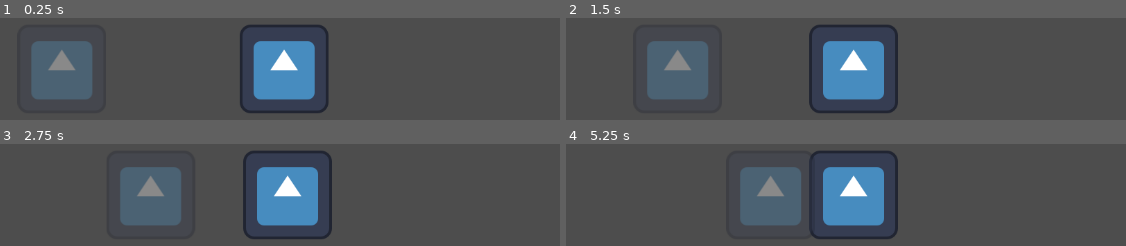
Above: before the commit, frames 1-4 (two rows, left to right).
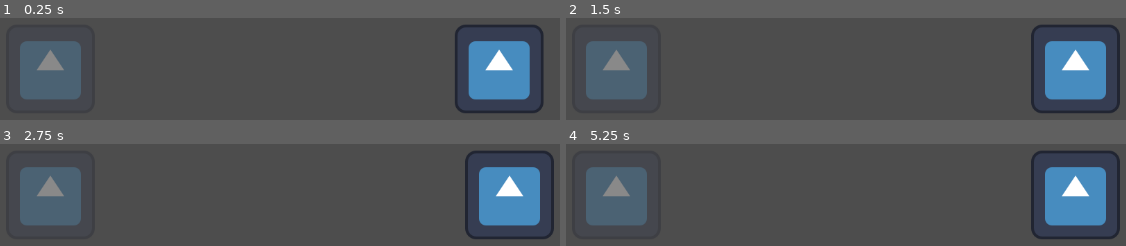
Above: after the commit, the same moments.

Repository: AIMYII/Prototype-Godot-Game
Game: Godot game, scene res://levels/level_1.tscn
The game is run twice, just before and just after one commit, with the same random seed, the same clock (stepped at 60 frames per second) and the same inputs. The engine's default icon, where the game draws it, is replaced by a stand-in: a white triangle on a blue panel in a dark square.
Inputs:
- Up to frame 1 (0.25 s): no input
- Up to frame 2 (1.5 s): tap Enter (ui_accept) at 0.5, 0.77 s; hold E (go_into_mech) 0.53-1.28 s; hold Right (ui_right) from 0.53 s (still down); tap E (go_into_mech) at 1.35 s
- Up to frame 3 (2.75 s): tap Enter (ui_accept) at 1.52 s; release Right (ui_right) at 2.03 s; hold Left (ui_left) from 2.03 s (still down); hold E (go_into_mech) from 2.03 s (still down)
- Up to frame 4 (5.25 s): release Left (ui_left) at 2.78 s; release E (go_into_mech) at 2.78 s; hold Right (ui_right) 2.78-4.28 s; tap E (go_into_mech) at 2.85, 4.35 s; tap Enter (ui_accept) at 3.02, 3.77, 4.52 s; hold E (go_into_mech) 3.53-4.28 s; hold Left (ui_left) 4.28-5.03 s; hold Right (ui_right) from 5.03 s (still down); hold E (go_into_mech) from 5.03 s (still down)

The runs differ from the first frame. In frame 1, 19% of the frame differs, in the area x 3-97%, y 6-94%; in frame 2, 28%; in frame 3, 28%; in frame 4, 29%, in the area x 3-99%, y 6-94%.

Commit message:
Fixed code, made the Mech follow the player. Added TODOs.

Diff:
--- a/levels/level_1.tscn
+++ b/levels/level_1.tscn
@@ -1,43 +1,12 @@
-[gd_scene load_steps=6 format=3 uid="uid://ch4urm1e7uo13"]
+[gd_scene load_steps=3 format=3 uid="uid://ch4urm1e7uo13"]
 
 [ext_resource type="PackedScene" uid="uid://dayiaebwpx04w" path="res://player.tscn" id="1_bt44k"]
-[ext_resource type="Texture2D" uid="uid://ckjsk066j8e0x" path="res://icon.svg" id="1_vn7o3"]
-[ext_resource type="Script" uid="uid://bjvx3acuoo1la" path="res://scripts/mech.gd" id="3_kx6l7"]
-
-[sub_resource type="RectangleShape2D" id="RectangleShape2D_kx6l7"]
-size = Vector2(207, 180)
-
-[sub_resource type="RectangleShape2D" id="RectangleShape2D_bt44k"]
-size = Vector2(655, 477)
+[ext_resource type="PackedScene" uid="uid://cxd65fkeu3xli" path="res://mech.tscn" id="2_jirdo"]
 
 [node name="Level 1" type="Node2D"]
 
 [node name="Player" parent="." instance=ExtResource("1_bt44k")]
-position = Vector2(649, 324)
+position = Vector2(959, 324)
 
-[node name="Mech" type="CharacterBody2D" parent="."]
+[node name="Mech" parent="." instance=ExtResource("2_jirdo")]
 position = Vector2(312, 324)
-script = ExtResource("3_kx6l7")
-player_path = NodePath("../Player")
-metadata/_edit_group_ = true
-
-[node name="Icon" type="Sprite2D" parent="Mech"]
-modulate = Color(1, 1, 1, 0.3372549)
-position = Vector2(0, 5)
-texture = ExtResource("1_vn7o3")
-
-[node name="hitbox" type="Area2D" parent="Mech"]
-
-[node name="CollisionShape2D" type="CollisionShape2D" parent="Mech/hitbox"]
-visible = false
-position = Vector2(4.5, 1)
-shape = SubResource("RectangleShape2D_kx6l7")
-
-[node name="dectection_area" type="Area2D" parent="Mech" groups=["Player"]]
-
-[node name="CollisionShape2D" type="CollisionShape2D" parent="Mech/dectection_area"]
-position = Vector2(138.5, -86.5)
-shape = SubResource("RectangleShape2D_bt44k")
-
-[connection signal="body_entered" from="Mech/dectection_area" to="Mech" method="_on_dectection_area_body_entered"]
-[connection signal="body_exited" from="Mech/dectection_area" to="Mech" method="_on_dectection_area_body_exited"]
--- /dev/null
+++ b/mech.tscn
@@ -0,0 +1,43 @@
+[gd_scene load_steps=6 format=3 uid="uid://cxd65fkeu3xli"]
+
+[ext_resource type="Script" uid="uid://bjvx3acuoo1la" path="res://scripts/mech.gd" id="1_e36w2"]
+[ext_resource type="Texture2D" uid="uid://ckjsk066j8e0x" path="res://icon.svg" id="2_e4nkn"]
+
+[sub_resource type="RectangleShape2D" id="RectangleShape2D_e36w2"]
+size = Vector2(127, 131)
+
+[sub_resource type="RectangleShape2D" id="RectangleShape2D_kx6l7"]
+size = Vector2(207, 180)
+
+[sub_resource type="RectangleShape2D" id="RectangleShape2D_bt44k"]
+size = Vector2(842, 627)
+
+[node name="Mech" type="CharacterBody2D"]
+script = ExtResource("1_e36w2")
+player_path = NodePath("../Player")
+metadata/_edit_group_ = true
+
+[node name="Icon" type="Sprite2D" parent="."]
+modulate = Color(1, 1, 1, 0.3372549)
+position = Vector2(0, 5)
+texture = ExtResource("2_e4nkn")
+
+[node name="CollisionShape2D" type="CollisionShape2D" parent="."]
+position = Vector2(0.5, 5.5)
+shape = SubResource("RectangleShape2D_e36w2")
+
+[node name="hitbox" type="Area2D" parent="."]
+
+[node name="CollisionShape2D" type="CollisionShape2D" parent="hitbox"]
+visible = false
+position = Vector2(4.5, 1)
+shape = SubResource("RectangleShape2D_kx6l7")
+
+[node name="dectection_area" type="Area2D" parent="."]
+
+[node name="CollisionShape2D" type="CollisionShape2D" parent="dectection_area"]
+position = Vector2(-60, -144.5)
+shape = SubResource("RectangleShape2D_bt44k")
+
+[connection signal="body_entered" from="dectection_area" to="." method="_on_dectection_area_body_entered"]
+[connection signal="body_exited" from="dectection_area" to="." method="_on_dectection_area_body_exited"]
--- a/player.tscn
+++ b/player.tscn
@@ -1,7 +1,10 @@
-[gd_scene load_steps=3 format=3 uid="uid://dayiaebwpx04w"]
+[gd_scene load_steps=4 format=3 uid="uid://dayiaebwpx04w"]
 
 [ext_resource type="Script" uid="uid://cvpgxbnat8va0" path="res://scripts/player.gd" id="1_onrkg"]
 [ext_resource type="Texture2D" uid="uid://ckjsk066j8e0x" path="res://icon.svg" id="2_i3pqv"]
+
+[sub_resource type="RectangleShape2D" id="RectangleShape2D_onrkg"]
+size = Vector2(128, 130)
 
 [node name="Player" type="CharacterBody2D"]
 script = ExtResource("1_onrkg")
@@ -10,3 +13,7 @@
 [node name="Icon" type="Sprite2D" parent="."]
 position = Vector2(0, 5)
 texture = ExtResource("2_i3pqv")
+
+[node name="CollisionShape2D" type="CollisionShape2D" parent="."]
+position = Vector2(0, 5)
+shape = SubResource("RectangleShape2D_onrkg")
--- a/project.godot
+++ b/project.godot
@@ -19,10 +19,6 @@
 
 project/assembly_name="Prototype Godot Game"
 
-[global_group]
-
-Player="The player"
-
 [input]
 
 go_into_mech={
--- a/scripts/mech.gd
+++ b/scripts/mech.gd
@@ -1,4 +1,6 @@
 extends CharacterBody2D
+
+# TODO: clean up code.
 
 const SPEED = 300.0
 const JUMP_VELOCITY = -400.0
@@ -6,6 +8,9 @@
 var is_player_in_mech = false
 var player_in_area = false
 var player = null
+var follow_player = false;
+
+##@onready var Run_AI = preload("res://scripts/run_mech_AI.gd")
 
 @export var player_path : NodePath
 
@@ -24,12 +29,12 @@
 	player = get_node(player_path)
 
 func _physics_process(delta):
+	if is_player_in_mech == false:
+		_mech_AI()
 
-	_mech_AI()
-
-	match state:
-		RUNNING:
-			_handle_movement(delta)
+	#match state:
+		#RUNNING:
+			#_handle_movement(delta)
 
 	# Add the gravity.
 	#if not is_on_floor():
@@ -38,7 +43,7 @@
 
 func _handle_movement(delta):
 	if is_player_in_mech == true:
-		$dectection_area/CollisionShape2D.disabled = true;
+		#$dectection_area/CollisionShape2D.disabled = true;
 		# Handle jump.
 		if Input.is_action_just_pressed("ui_accept") and is_on_floor():
 			velocity.y = JUMP_VELOCITY
@@ -56,19 +61,33 @@
 func _on_player_in_mech():
 	is_player_in_mech = true
 
-
 func _on_dectection_area_body_entered(body):
-	if body.is_in_group("Player"):
-		body.state = body.RUNNING
+	#if is_player_in_mech == false:
+	## Safely if, in case the mech follows enemies.
+	if body == player:
+		#if body.is_in_group("Player"):
+		#body.state = body.RUNNING
 		player = body
-
+		follow_player = true
 
 func _on_dectection_area_body_exited(body):
-	if body.is_in_group("Player"):
-		body.state = body.IDLE
-		player = body
+	#if is_player_in_mech == false:
+	if body == player:
+		#body.state = body.IDLE
+		follow_player = false
+
+	#if is_player_in_mech == false:
+		#if body.is_in_group("Player"):
+			#body.state = body.IDLE
+			#player = null
 
 func _mech_AI():
-	if is_player_in_mech == false:
+	## Note: This code works.
+	if follow_player == true:
 		# Run AI code, to follow the player, and commands.
 		position += (player.position - position) / SPEED
+
+	if is_player_in_mech == true:
+		# Stop AI
+		#$dectection_area/CollisionShape2D.disabled = true;
+		pass
--- a/scripts/player.gd
+++ b/scripts/player.gd
@@ -1,7 +1,8 @@
 extends CharacterBody2D
 
+# TODO: clean up code.
 
-const SPEED = 300.0
+const SPEED = 900.0
 const JUMP_VELOCITY = -400.0
 
 var is_in_mech = false;
@@ -25,8 +26,6 @@
 		#Timer, maybe?
 		emit_signal("in_mech")
 
-	pass
-
 
 func _handle_movement(delta):
 	if is_in_mech == false:
--- /dev/null
+++ b/scripts/run_mech_AI.gd
@@ -0,0 +1,45 @@
+extends CharacterBody2D
+
+const SPEED = 300.0
+const JUMP_VELOCITY = -400.0
+
+var is_player_in_mech = false
+var player_in_area = false
+var player = null
+
+@export var player_path : NodePath
+
+# State machines
+enum {
+	IDLE,
+	RUNNING,
+	PLAYER_GO_IN,
+	PLAYER_COME_OUT,
+	WAIT
+}
+
+var state = IDLE
+
+func _ready():
+	player = get_node(player_path)
+
+func _physics_process(delta):
+	_mech_AI()
+
+func _on_dectection_area_body_entered(body):
+	if is_player_in_mech == false:
+		if body.is_in_group("Player"):
+			body.state = body.RUNNING
+			player = body
+
+
+func _on_dectection_area_body_exited(body):
+	if is_player_in_mech == false:
+		if body.is_in_group("Player"):
+			body.state = body.IDLE
+			player = body
+
+func _mech_AI():
+	if is_player_in_mech == false:
+		# Run AI code, to follow the player, and commands.
+		position += (player.position - position) / SPEED
Not shown, added: scripts/run_mech_AI.gd.uid
